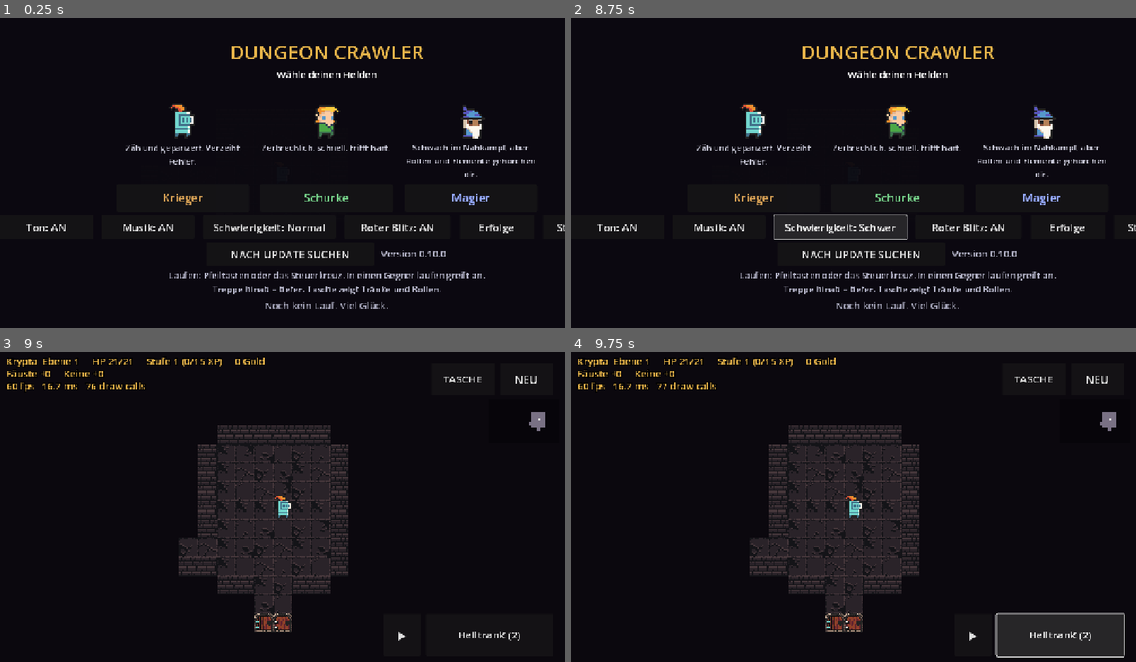
Above: before the commit, frames 1-4 (two rows, left to right).
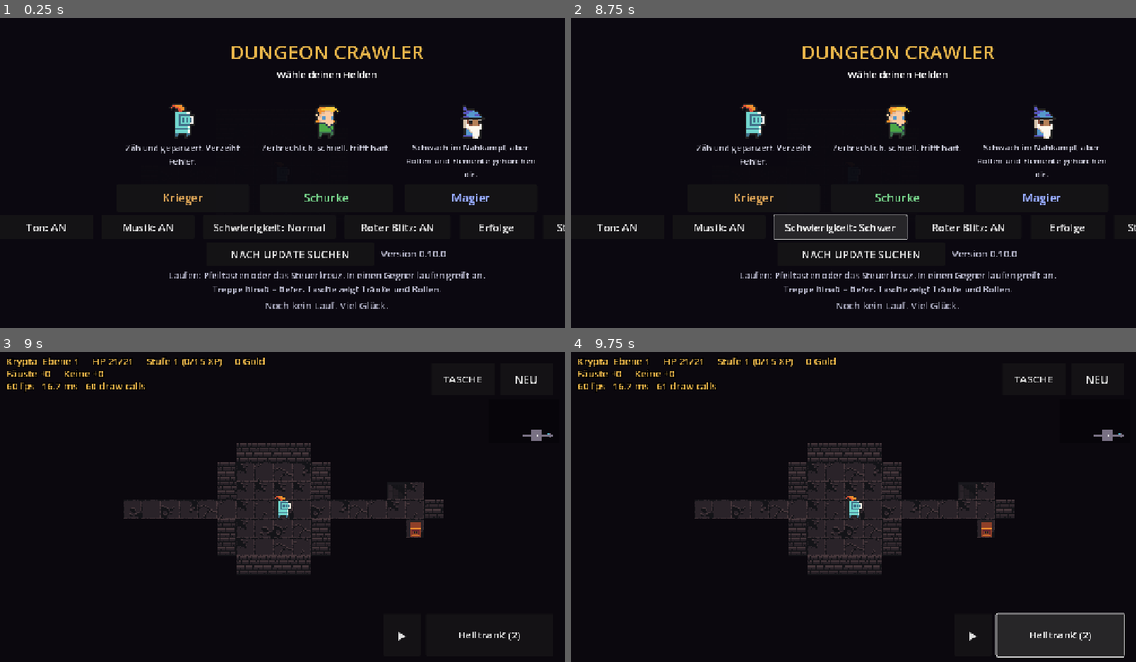
Above: after the commit, the same moments.

Repository: GermanDudeXX/dungeon-crawler
Game: Godot game, scene res://scenes/main.tscn
Same seed, same stepped clock (60 frames per second), same inputs: the game is played once before the commit and once after it.
Inputs:
- Up to frame 1 (0.25 s): no input
- Up to frame 2 (8.75 s): click "Ton: AN" at 0.5 s; click "Ton: AUS" at 1.25 s; click "Musik: AN" at 2 s; click "Musik: AUS" at 2.75 s; click "Roter Blitz: AN" at 3.5 s; click "Roter Blitz: AUS" at 4.25 s; click "Schwierigkeit: Normal" at 5 s; click "Schwierigkeit: Schwer" at 5.75 s; click "Schwierigkeit: Hardcore" at 6.5 s; click "Schwierigkeit: Leicht" at 7.25 s; click "Schwierigkeit: Normal" at 8 s
- Up to frame 3 (9 s): click "Krieger" at 8.75 s
- Up to frame 4 (9.75 s): click "Heiltrank (2)" at 9.5 s

Frames 1-2 are identical in both runs. In frame 3, 8.4% of the frame differs, in the area x 15-98%, y 10-91%; in frame 4, 8.4%.

Commit message:
Godot: Themenräume - Bibliothek, Waffenkammer, Alchemistenstube, Beinhaus
Ein Raum pro Ebene kann von etwas handeln: die Bibliothek hält
Schriftrollen, die Waffenkammer Ausrüstung, die Alchemistenstube
Fläschchen, das Beinhaus die Toten und ihre Wächter, die Kammer des
Geizes Gold und Knochenmagier. Der Raum behält seinen normalen Inhalt -
das kommt obendrauf, damit ein Themenraum den Umweg wert ist, statt der
einzige Raum mit Inhalt zu sein. Angekündigt wird er, wenn man drinsteht,
nicht wenn die Ebene gebaut wird: ein Banner über einen Raum, den noch
niemand sehen kann, ist ein Banner über nichts.

Dazu ein Fehler, den erst der Vergleich von Spielstand und Lauf zeigte:
JSON kennt keine ganzen Zahlen. Der Themenraum kam mit 2.0 statt 2
zurück. Nichts ging kaputt - jede Verwendung geht durch int() -, aber
der geladene Lauf war nicht mehr ganz derselbe wie der gespeicherte. Er
wird jetzt Feld für Feld zurückgebaut.

Zwei Testkorrekturen: _settle() befreit den Helden auch aus einem Netz
(ein übrig gebliebenes Netz fraß den ersten Zug der nächsten Prüfung und
las sich als "die Tür geht nicht auf"), und der Türtest räumt den
Türrahmen frei - steht dort ein Monster, schlägt der Held zu statt zu
öffnen, was richtig ist, aber etwas anderes misst.

Co-Authored-By: Claude Opus 5 <noreply@anthropic.com>
Claude-Session: https://claude.ai/code/session_01WQiUvBCjkdxtXigdz77eh9

Diff:
--- a/godot/scripts/data.gd
+++ b/godot/scripts/data.gd
@@ -684,3 +684,45 @@
 	if pool.is_empty():
 		return pick_kind(level, rng)
 	return pool[rng.randi() % pool.size()]
+
+
+# --- Themenräume ----------------------------------------------------------
+# One room on a floor can be about something: a library holds scrolls, an
+# armoury holds gear, a laboratory holds flasks, an ossuary holds the
+# dead and what they were buried with. It is the cheapest way to make two
+# floors of the same tier read differently, and it gives a reason to walk
+# into a room that is not on the way to the stairs.
+const ROOM_THEMES := [
+	{"id": "library", "name": "Bibliothek", "min_level": 3, "weight": 2.0,
+		"decor": "column", "loot": "scroll", "amount": [2, 3]},
+	{"id": "armoury", "name": "Waffenkammer", "min_level": 2, "weight": 2.0,
+		"decor": "crate", "loot": "weapon", "amount": [2, 3]},
+	{"id": "laboratory", "name": "Alchemistenstube", "min_level": 2, "weight": 2.0,
+		"decor": "crate", "loot": "potion", "amount": [3, 4]},
+	{"id": "ossuary", "name": "Beinhaus", "min_level": 4, "weight": 1.5,
+		"decor": "skull", "loot": "gold", "amount": [2, 3], "guards": [2, 3],
+		"guard_kind": "skeleton"},
+	{"id": "hoard", "name": "Kammer des Geizes", "min_level": 6, "weight": 1.0,
+		"decor": "column", "loot": "gold", "amount": [4, 6], "guards": [1, 2],
+		"guard_kind": "bone_mage"},
+]
+const ROOM_THEME_CHANCE := 0.55
+
+
+## A theme this depth has unlocked, or an empty dictionary.
+static func pick_theme(level: int, rng: RandomNumberGenerator) -> Dictionary:
+	var pool: Array = []
+	var total := 0.0
+	for theme in ROOM_THEMES:
+		if int(theme["min_level"]) > level:
+			continue
+		pool.append(theme)
+		total += float(theme["weight"])
+	if pool.is_empty():
+		return {}
+	var roll := rng.randf() * total
+	for theme in pool:
+		roll -= float(theme["weight"])
+		if roll <= 0.0:
+			return theme
+	return pool[-1]
--- a/godot/scripts/game.gd
+++ b/godot/scripts/game.gd
@@ -60,6 +60,7 @@
 var chest = null                ## {cell, mimic, opened}
 var shops: Array = []           ## {cell, kind}
 var stairs_locked := false
+var theme := {}                  ## this floor's themed room, if it has one
 var doors := {}                  ## cell -> true when open
 var webs := {}                   ## cell -> a widow's web, walked into once
 var hazards := {}               ## cell -> a standing danger, in plain sight
@@ -320,6 +321,17 @@
 	var up: Variant = save.get("up_stairs", null)
 	up_stairs = Vector2i(int(up[0]), int(up[1])) if up != null else Vector2i(player.x, player.y)
 	stairs_locked = bool(save["stairs_locked"])
+	# Rebuilt field by field: JSON has no integers, so a theme read back
+	# from a file has 2.0 where it had 2. Nothing breaks - every use
+	# goes through int() - but the run is then not quite the run that
+	# was saved, and a comparison of the two says so.
+	theme = {}
+	var stored: Dictionary = save.get("theme", {})
+	if not stored.is_empty():
+		theme = {"id": str(stored["id"]), "name": str(stored["name"]),
+			"x1": int(stored["x1"]), "y1": int(stored["y1"]),
+			"x2": int(stored["x2"]), "y2": int(stored["y2"]),
+			"seen": bool(stored["seen"])}
 	doors.clear()
 	for entry in save.get("doors", []):
 		doors[Vector2i(int(entry[0]), int(entry[1]))] = bool(entry[2])
@@ -685,6 +697,8 @@
 		if spot != null:
 			shops.append({"cell": spot, "kind": "smith", "stock": []})
 
+	_furnish_theme(spawn_rooms)
+
 	# Loot goes last, and only where the hero can reach: the
 	# shopkeepers are standing by now, and each of them is a tile that
 	# never opens.
@@ -1009,6 +1023,7 @@
 		_open_chest(target)
 		_spring_trap(target)
 		_step_in_web(target)
+		_enter_theme(target)
 		_step_in_hazard(target)
 		_touch_shrine(target)
 		if dead:
@@ -1035,6 +1050,74 @@
 	enemy_turn()
 	recompute_fov()
 	paint()
+
+
+## Turns one room on the floor into something: a library, an armoury, a
+## laboratory, a bone house. The room keeps its normal contents - this
+## is added on top, so a themed room is worth the detour rather than
+## being the only room with anything in it.
+func _furnish_theme(where: Array) -> void:
+	theme = {}
+	if where.is_empty() or rng.randf() >= Data.ROOM_THEME_CHANCE:
+		return
+	var chosen := Data.pick_theme(depth, rng)
+	if chosen.is_empty():
+		return
+	var room = where[rng.randi() % where.size()]
+	theme = {"id": chosen["id"], "name": chosen["name"],
+		"x1": room.x1, "y1": room.y1, "x2": room.x2, "y2": room.y2, "seen": false}
+
+	var span: Array = chosen["amount"]
+	for _i in rng.randi_range(int(span[0]), int(span[1])):
+		var cell: Variant = _free_cell([room])
+		if cell == null:
+			continue
+		var loot := {"cell": cell, "kind": chosen["loot"],
+			"amount": rng.randi_range(15, 30 + depth * 4)}
+		if chosen["loot"] == "potion":
+			loot["potion"] = Data.pick_potion(depth, rng)
+		elif chosen["loot"] == "scroll":
+			loot["scroll"] = Data.SCROLLS[rng.randi() % Data.SCROLLS.size()]["id"]
+		items.append(loot)
+
+	# A little scenery of its own, so the room reads as one from the door.
+	for _i in 3:
+		var spot: Variant = _free_cell([room])
+		if spot == null:
+			continue
+		decor[spot] = chosen["decor"]
+		if chosen["decor"] in Data.BLOCKING_DECOR and _seals_something():
+			decor.erase(spot)
+
+	# And whatever guards it.
+	if not chosen.has("guards"):
+		return
+	var guards: Array = chosen["guards"]
+	for _i in rng.randi_range(int(guards[0]), int(guards[1])):
+		var post: Variant = _free_cell([room])
+		if post == null:
+			continue
+		var guard := Entities.Monster.new(str(chosen.get("guard_kind", "skeleton")),
+			tier["mult"], difficulty)
+		guard.x = post.x
+		guard.y = post.y
+		guard.snap()
+		monsters.append(guard)
+
+
+## Announced the first time the hero stands in it, not when the floor is
+## built: a banner about a room you cannot see yet is a banner about
+## nothing.
+func _enter_theme(cell: Vector2i) -> void:
+	if theme.is_empty() or theme.get("seen", false):
+		return
+	if cell.x < int(theme["x1"]) or cell.x >= int(theme["x2"]):
+		return
+	if cell.y < int(theme["y1"]) or cell.y >= int(theme["y2"]):
+		return
+	theme["seen"] = true
+	banner(str(theme["name"]), Color(0.72, 0.85, 1.0))
+	say("Du betrittst: %s." % theme["name"])
 
 
 ## Hangs doors in the ways into rooms.
--- a/godot/scripts/save.gd
+++ b/godot/scripts/save.gd
@@ -94,6 +94,7 @@
 		"hazards": hazards,
 		"webs": webs,
 		"doors": doors,
+		"theme": game.theme,
 		"explored": explored,
 		"monsters": monsters,
 		"items": items,
--- a/godot/scripts/selftest.gd
+++ b/godot/scripts/selftest.gd
@@ -78,6 +78,7 @@
 	_check_traps()
 	_check_diagonals()
 	_check_doors()
+	_check_themes()
 	_check_elements()
 	_check_up_stairs()
 	_check_boss_phases()
@@ -517,6 +518,7 @@
 		"Traenke=%s gewaehlt=%s" % [_stable(p.potion_counts), p.selected_potion],
 		"Buffs=%s Rollen=%s" % [_stable(p.buffs), _stable(p.scrolls)],
 		"Schrein=%s" % str(_game.shrine),
+		"Thema=%s" % _stable(_game.theme),
 		"Angriff=%d Verteidigung=%d Krit=%.3f Minderung=%.3f Gold x%.2f" % [
 			p.base_power, p.base_defense, p.bonus_crit, p.damage_reduction, p.gold_mult],
 		"Regen=%d/%d offen=%d" % [p.regen_counter, p.regen_interval, p.pending_perks],
@@ -631,7 +633,9 @@
 	# boss or mini-boss and a vault full of guards. Anything beyond that
 	# is a leak - the swarms once tripled the population of the first
 	# floor, and the game quietly became unwinnable.
-	var allowed: int = Data.monster_count(_game.depth) + 1 + Data.VAULT_GUARDS[1]
+	# Plus the deliberate extras: a boss, a vault full of guards, and
+	# whatever a themed room keeps.
+	var allowed: int = Data.monster_count(_game.depth) + 1 + Data.VAULT_GUARDS[1] + 3
 	if _game.monsters.size() > allowed:
 		_complain("zu viele Monster auf einer Ebene",
 			"Ebene %d: %d, erlaubt %d" % [_game.depth, _game.monsters.size(), allowed])
@@ -1043,6 +1047,9 @@
 	_game.close_shop()
 	_game.dead = false
 	_game.player.hp = maxi(1, _game.player.hp)
+	# A web left over from an earlier check eats the first move of
+	# the next one, which then reads as "the door does not open".
+	_game.player.webbed = 0
 
 
 ## A wounded boss has to hit harder than a fresh one, and a healed one
@@ -1786,6 +1793,12 @@
 			break
 	if not found:
 		return
+	# Nothing standing in the doorway: walking into a monster is an
+	# attack, not a door, and that is correct - it just measures
+	# something else than this check is about.
+	for other in _game.monsters.duplicate():
+		if other.cell() == cell:
+			_game.monsters.erase(other)
 	p.x = beside.x
 	p.y = beside.y
 	p.hp = p.max_hp
@@ -1793,7 +1806,8 @@
 	if Vector2i(p.x, p.y) != beside:
 		_complain("Held läuft durch die geschlossene Tür")
 	if _game.door_shut(cell):
-		_complain("Tür lässt sich nicht öffnen", str(cell))
+		_complain("Tür lässt sich nicht öffnen",
+			"Tür %s, Held (%d, %d)" % [str(cell), p.x, p.y])
 	if _game.blocks(cell):
 		_complain("offene Tür blockiert weiter", str(cell))
 
@@ -1803,3 +1817,50 @@
 		_game.doors[door] = false
 	if not _game.reachable_from(Vector2i(p.x, p.y)).has(_game.stairs):
 		_complain("Treppe hinter verschlossenen Türen unerreichbar")
+
+
+## Themed rooms: they have to turn up, hold what they promise, and
+## announce themselves when the hero is standing in them - not when the
+## floor is built, since a banner about a room nobody can see yet is a
+## banner about nothing.
+func _check_themes() -> void:
+	_settle()
+	var seen_ids := {}
+	var with_loot := 0
+	for _try in 40:
+		_game.depth = 6 + (_try % 6)
+		_game.new_level()
+		if _game.theme.is_empty():
+			continue
+		seen_ids[_game.theme["id"]] = true
+		var inside := 0
+		for item in _game.items:
+			var cell: Vector2i = item["cell"]
+			var in_x: bool = cell.x >= int(_game.theme["x1"]) \
+				and cell.x < int(_game.theme["x2"])
+			var in_y: bool = cell.y >= int(_game.theme["y1"]) \
+				and cell.y < int(_game.theme["y2"])
+			if in_x and in_y:
+				inside += 1
+		if inside > 0:
+			with_loot += 1
+		if _game.theme.get("seen", true):
+			_complain("Themenraum gilt als gesehen, bevor jemand drin war")
+	if seen_ids.is_empty():
+		_complain("in vierzig Ebenen kein einziger Themenraum")
+		return
+	if with_loot == 0:
+		_complain("Themenräume sind leer")
+
+	# Standing in one announces it, once.
+	for _try in 20:
+		_game.depth = 8
+		_game.new_level()
+		if not _game.theme.is_empty():
+			break
+	if _game.theme.is_empty():
+		return
+	var middle := Vector2i(int(_game.theme["x1"]), int(_game.theme["y1"]))
+	_game._enter_theme(middle)
+	if not _game.theme.get("seen", false):
+		_complain("Themenraum meldet sich nicht, wenn man drin steht")
